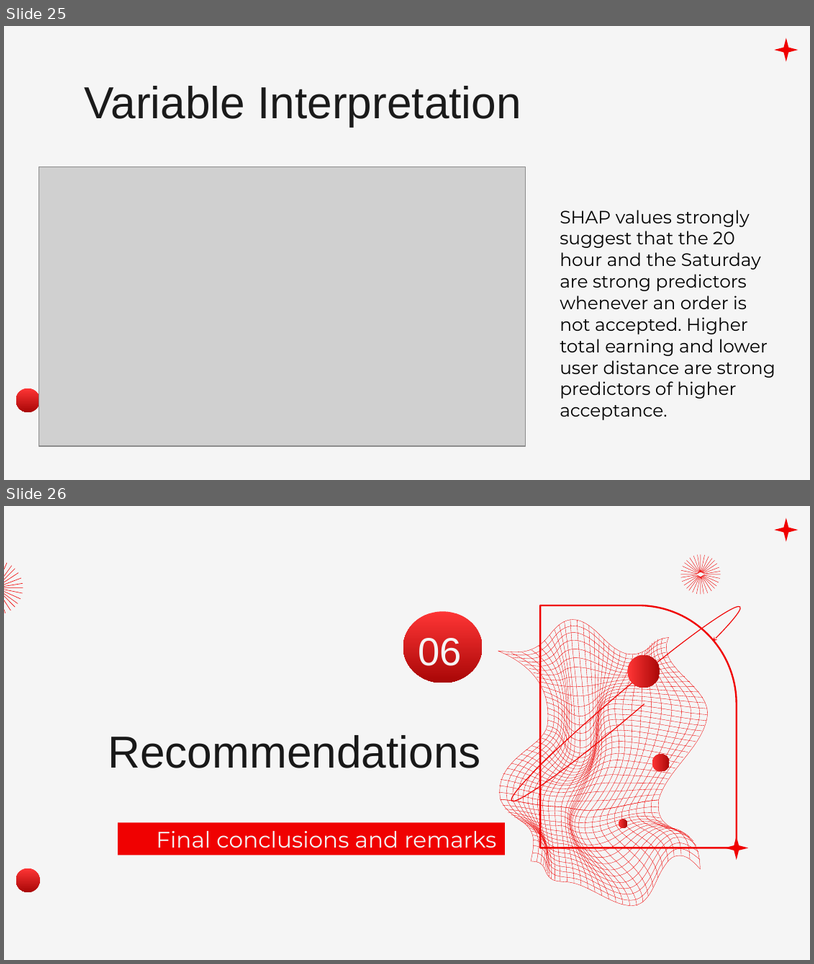
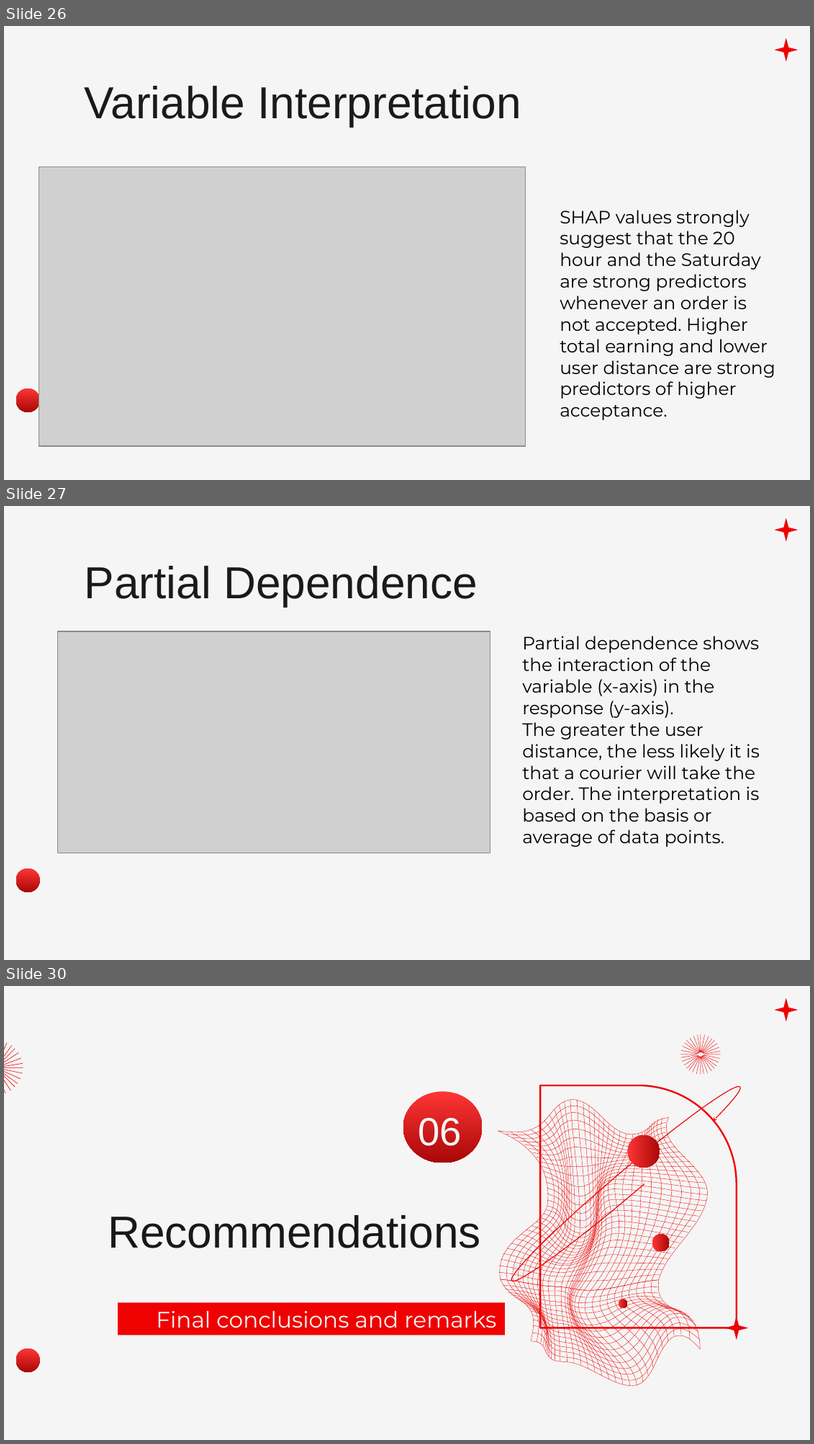
Before and after one commit to jdcarranzas/Prueba-Rappi, a slide deck: Rappi_Case.pptx. Shown one above the other, each under a label of ours: slides 25 and 26 before the commit, slides 26, 27 and 30 after it; the slides between them are not shown. The pictures are 814x964 and 814x1444 pixels, drawn with LibreOffice and Linux fonts; fonts in the diff are those of the drawing; grey boxes stand for pictures; background and template pictures are left out. Boxes give left, top, right and bottom in pixels: in the first picture for what was removed or moved away, otherwise in the second. Text is boxed around its words. In the diff, an @@ line names an element or a change of style, - is before the commit and + after.

```diff
--- a/Rappi_Case.pptx
+++ b/Rappi_Case.pptx
@@ slide 27 added at [4,506,810,960], background #F5F5F5; not listed: 2 template elements that a slide beside it also shows @@
@@ title added at [85,566,478,606], 40 pt, text #1A1A1A @@
+Partial Dependence
@@ picture added at [58,631,491,853] @@
@@ text added at [522,636,760,847], 16 pt, text #000000 @@
+Partial dependence shows the interaction of the variable (x-axis) in the response (y-axis).
+The greater the user distance, the less likely it is that a courier will take the order. The interpretation is based on the basis or average of data points.
@@ what was slide 25 is now slide 26 @@
@@ what was slide 26 is now slide 30 @@
```
Also in this commit, not shown: 1 slide changed, 4 other slides added, 3 other files.
